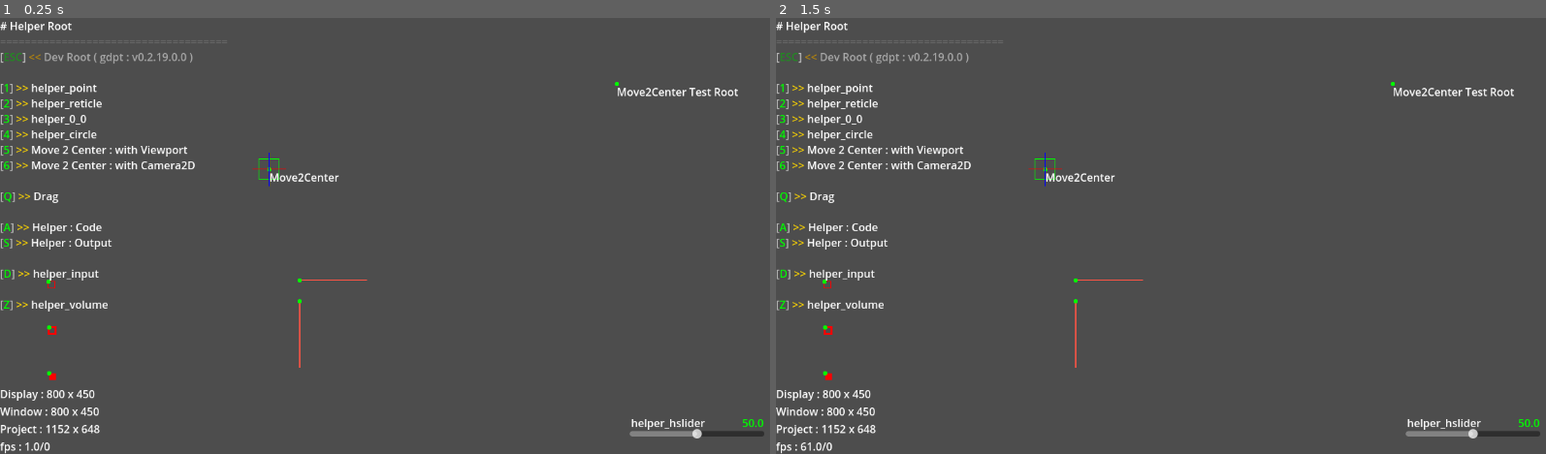
Above: before the commit, frames 1-2 (left to right).
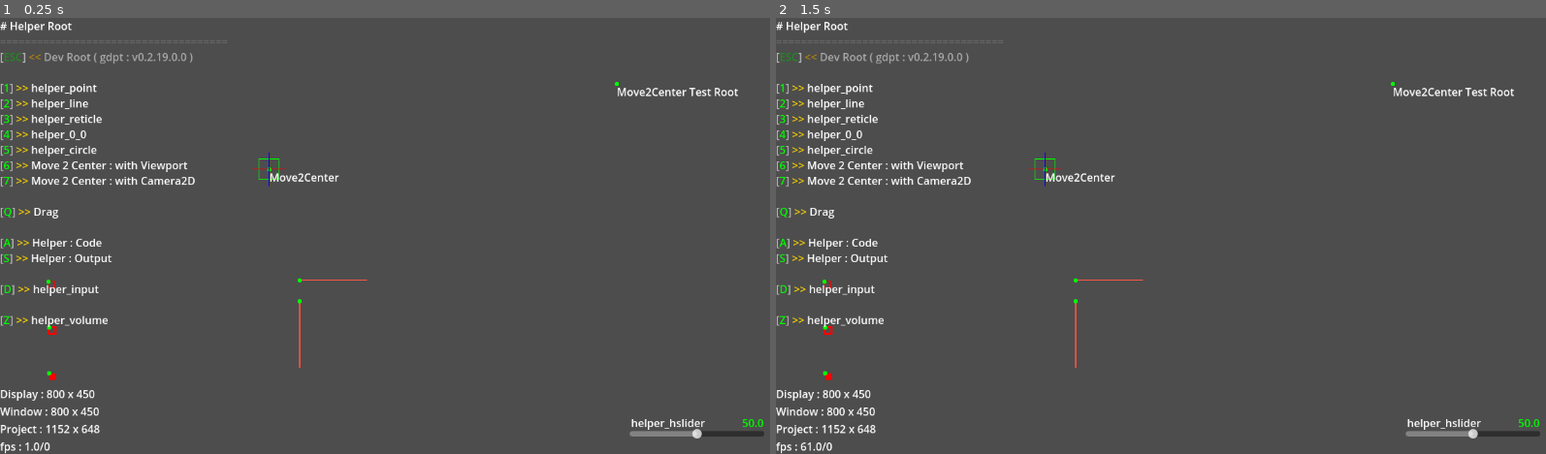
Above: after the commit, the same moments.

Repository: R2Road/godot_play_tool
Game: Godot game, scene res://test_helper/test_helper_root.tscn
Two runs of this game, one before a commit and one after it. Both use one fixed random seed, a clock stepped at 60 frames per second and the inputs below. This scene is started directly instead of the project's main scene.
Inputs (mouse positions are in pixels of both pictures, inside the frame that each line leads up to):
- Up to frame 1 (0.25 s): no input
- Up to frame 2 (1.5 s): tap Enter at 0.5 s; move the mouse to (1338, 214) at 0.52 s; hold D 0.53-1.25 s; tap 2 at 0.6 s; click (1338, 214) at 0.67 s; tap Space at 0.77 s; tap 3 at 0.8 s; drag from (1007, 257) to (1122, 323) at 1.27 s

The runs differ from the first frame. In frame 1, 1.6% of the frame differs, in the area x 0-26%, y 18-71%; in frame 2, 1.6%.
Error in both runs: Out of bounds get index '1' (on base: 'Array[Dictionary]') (res://addons/godot_play_tool/scene/gdpt_scene.gd:25)

Commit message:
add scene : test_helper___line

Diff:
--- /dev/null
+++ b/project/test_helper/test_helper___line.gd
@@ -0,0 +1,68 @@
+class_name test_helper___line extends GDPTScene
+
+
+
+### GDPT Override ################################################
+static func scene_name()->String:
+	return "helper_line"
+
+static func scene_path()->String:
+	return super.scene_path()
+
+
+
+### Export #######################################################
+@export var test_helper : GDPTHelper_Line
+@export var start_indicator : GDPTHelper_Point
+
+@export var start_x_slider : HSlider
+@export var start_y_slider : HSlider
+
+@export var end_x_slider : HSlider
+@export var end_y_slider : HSlider
+
+@export var line_width_slider : HSlider
+
+@export var color_picker : ColorPicker
+
+
+
+### Override #####################################################
+func _ready():
+	pam.set_name( scene_name() )
+	pam.add_split()
+	pam.add_back( Key.KEY_ESCAPE )
+	pam.add_split()
+	build_summary( eSceneType.TEST )
+
+	#
+	#
+	#
+	end_x_slider.value = test_helper.point_end.x
+	end_y_slider.value = test_helper.point_end.y
+
+	start_x_slider.value = test_helper.point_start.x
+	start_y_slider.value = test_helper.point_start.y
+
+	line_width_slider.value = test_helper.line_width
+
+	color_picker.color = test_helper.color
+
+	#
+	end_x_slider.value_changed.connect( func( value )->void: test_helper.point_end.x = value )
+	end_y_slider.value_changed.connect( func( value )->void: test_helper.point_end.y = value )
+
+	start_x_slider.value_changed.connect(
+		func( value )->void:
+			test_helper.point_start.x = value
+			start_indicator.position.x = value
+	)
+	start_y_slider.value_changed.connect(
+		func( value )->void:
+			test_helper.point_start.y = value
+			start_indicator.position.y = value
+	)
+
+	line_width_slider.value_changed.connect( func( value )->void: test_helper.line_width = value )
+
+	color_picker.color_changed.connect( func( value )->void: test_helper.color = value )
--- /dev/null
+++ b/project/test_helper/test_helper___line.tscn
@@ -0,0 +1,114 @@
+[gd_scene load_steps=4 format=3 uid="uid://cgbvpigcetqpj"]
+
+[ext_resource type="Script" uid="uid://bqku4f3ff5nkw" path="res://test_helper/test_helper___line.gd" id="1_7d87o"]
+[ext_resource type="PackedScene" uid="uid://cmqwendenqxuy" path="res://addons/godot_play_tool/helper/helper_line.tscn" id="2_7d87o"]
+[ext_resource type="Script" uid="uid://dvpk1we63lyab" path="res://addons/godot_play_tool/helper/helper_point.gd" id="3_rduxd"]
+
+[node name="test_helper___line" type="Node2D" node_paths=PackedStringArray("test_helper", "start_indicator", "start_x_slider", "start_y_slider", "end_x_slider", "end_y_slider", "line_width_slider", "color_picker")]
+script = ExtResource("1_7d87o")
+test_helper = NodePath("helper_line")
+start_indicator = NodePath("helper_point")
+start_x_slider = NodePath("CanvasLayer/GridContainer/Start/StartX")
+start_y_slider = NodePath("CanvasLayer/GridContainer/Start/StartY")
+end_x_slider = NodePath("CanvasLayer/GridContainer/End/EndX")
+end_y_slider = NodePath("CanvasLayer/GridContainer/End/EndY")
+line_width_slider = NodePath("CanvasLayer/GridContainer/LineWidth/Radius")
+color_picker = NodePath("CanvasLayer/GridContainer/Color/ColorPicker")
+
+[node name="Camera2D" type="Camera2D" parent="."]
+
+[node name="helper_line" parent="." instance=ExtResource("2_7d87o")]
+
+[node name="helper_point" type="Node2D" parent="."]
+z_index = 4096
+script = ExtResource("3_rduxd")
+color = Color(1, 0, 0, 1)
+metadata/_custom_type_script = "uid://dvpk1we63lyab"
+
+[node name="CanvasLayer" type="CanvasLayer" parent="."]
+
+[node name="GridContainer" type="VBoxContainer" parent="CanvasLayer"]
+anchors_preset = 1
+anchor_left = 1.0
+anchor_right = 1.0
+offset_left = -256.0
+offset_bottom = 168.0
+grow_horizontal = 0
+size_flags_horizontal = 8
+
+[node name="End" type="HBoxContainer" parent="CanvasLayer/GridContainer"]
+layout_mode = 2
+
+[node name="Label" type="Label" parent="CanvasLayer/GridContainer/End"]
+custom_minimum_size = Vector2(100, 0)
+layout_mode = 2
+text = "End"
+
+[node name="EndX" type="HSlider" parent="CanvasLayer/GridContainer/End"]
+custom_minimum_size = Vector2(100, 0)
+layout_mode = 2
+size_flags_vertical = 4
+min_value = -500.0
+max_value = 500.0
+
+[node name="EndY" type="HSlider" parent="CanvasLayer/GridContainer/End"]
+custom_minimum_size = Vector2(100, 0)
+layout_mode = 2
+size_flags_vertical = 4
+min_value = -300.0
+max_value = 300.0
+
+[node name="Start" type="HBoxContainer" parent="CanvasLayer/GridContainer"]
+layout_mode = 2
+
+[node name="Label" type="Label" parent="CanvasLayer/GridContainer/Start"]
+custom_minimum_size = Vector2(100, 0)
+layout_mode = 2
+text = "Start"
+
+[node name="StartX" type="HSlider" parent="CanvasLayer/GridContainer/Start"]
+custom_minimum_size = Vector2(100, 0)
+layout_mode = 2
+size_flags_vertical = 4
+min_value = -500.0
+max_value = 500.0
+
+[node name="StartY" type="HSlider" parent="CanvasLayer/GridContainer/Start"]
+custom_minimum_size = Vector2(100, 0)
+layout_mode = 2
+size_flags_vertical = 4
+min_value = -300.0
+max_value = 300.0
+
+[node name="LineWidth" type="HBoxContainer" parent="CanvasLayer/GridContainer"]
+layout_mode = 2
+
+[node name="Label" type="Label" parent="CanvasLayer/GridContainer/LineWidth"]
+custom_minimum_size = Vector2(100, 0)
+layout_mode = 2
+text = "Line Width"
+
+[node name="Radius" type="HSlider" parent="CanvasLayer/GridContainer/LineWidth"]
+custom_minimum_size = Vector2(100, 0)
+layout_mode = 2
+size_flags_horizontal = 3
+size_flags_vertical = 4
+max_value = 50.0
+
+[node name="Color" type="HBoxContainer" parent="CanvasLayer/GridContainer"]
+layout_mode = 2
+
+[node name="Label" type="Label" parent="CanvasLayer/GridContainer/Color"]
+custom_minimum_size = Vector2(100, 0)
+layout_mode = 2
+text = "Color"
+
+[node name="ColorPicker" type="ColorPicker" parent="CanvasLayer/GridContainer/Color"]
+custom_minimum_size = Vector2(200, 0)
+layout_mode = 2
+edit_alpha = false
+picker_shape = 4
+sampler_visible = false
+color_modes_visible = false
+hex_visible = false
+presets_visible = false
--- a/project/test_helper/test_helper_root.gd
+++ b/project/test_helper/test_helper_root.gd
@@ -19,11 +19,12 @@
 	pam.add_front( dev_root.scene_name(),			Key.KEY_ESCAPE, dev_root.scene_path() )
 	pam.add_lf()
 	pam.add_mover( test_helper___point.scene_name(),						Key.KEY_1, test_helper___point.scene_path() )
-	pam.add_mover( test_helper___reticle.scene_name(),						Key.KEY_2, test_helper___reticle.scene_path() )
-	pam.add_mover( test_helper___0_0.scene_name(),							Key.KEY_3, test_helper___0_0.scene_path() )
-	pam.add_mover( test_helper___circle.scene_name(),						Key.KEY_4, test_helper___circle.scene_path() )
-	pam.add_mover( test_helper___move2center_with_viewport.scene_name(),	Key.KEY_5, test_helper___move2center_with_viewport.scene_path() )
-	pam.add_mover( test_helper___move2center_with_camera2d.scene_name(),	Key.KEY_6, test_helper___move2center_with_camera2d.scene_path() )
+	pam.add_mover( test_helper___line.scene_name(),							Key.KEY_2, test_helper___line.scene_path() )
+	pam.add_mover( test_helper___reticle.scene_name(),						Key.KEY_3, test_helper___reticle.scene_path() )
+	pam.add_mover( test_helper___0_0.scene_name(),							Key.KEY_4, test_helper___0_0.scene_path() )
+	pam.add_mover( test_helper___circle.scene_name(),						Key.KEY_5, test_helper___circle.scene_path() )
+	pam.add_mover( test_helper___move2center_with_viewport.scene_name(),	Key.KEY_6, test_helper___move2center_with_viewport.scene_path() )
+	pam.add_mover( test_helper___move2center_with_camera2d.scene_name(),	Key.KEY_7, test_helper___move2center_with_camera2d.scene_path() )
 	pam.add_lf()
 	pam.add_mover( test_helper___drag.scene_name(),			Key.KEY_Q, test_helper___drag.scene_path() )
 	pam.add_lf()
Not shown, added: project/test_helper/test_helper___line.gd.uid
